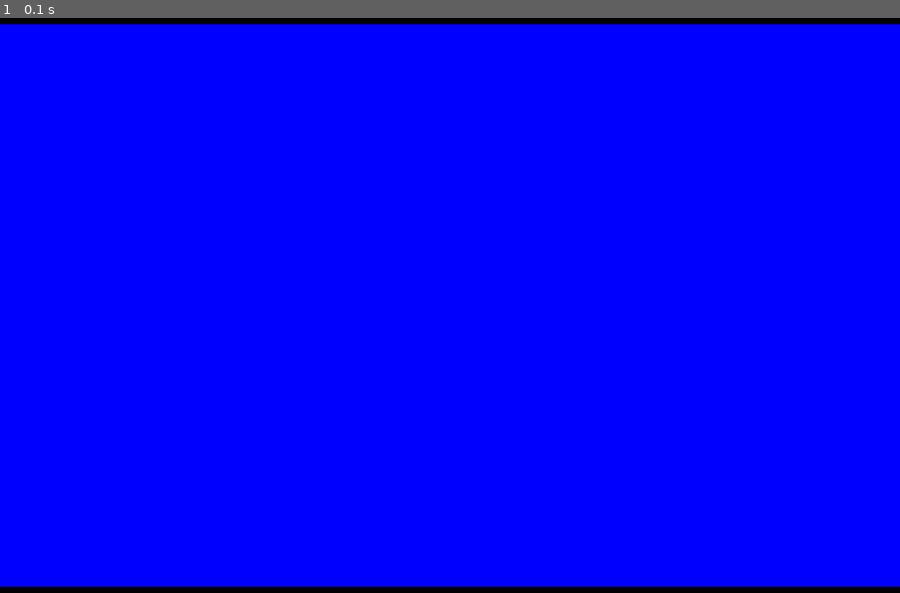
Above: before the commit, frame 1.
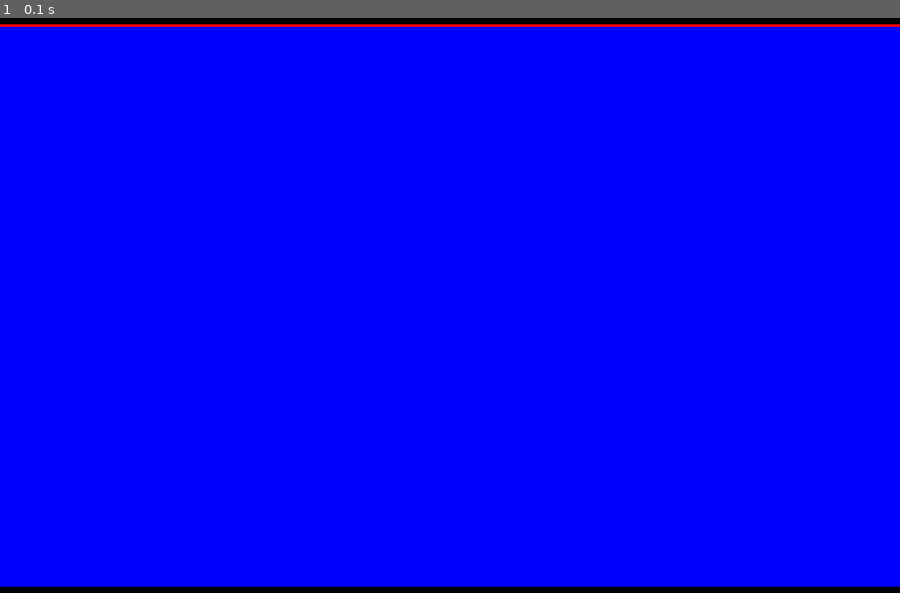
Above: after the commit, the same moment.

Repository: Christever/FantasyComputer128
Game: LÖVE game, started from main.lua
Two runs of this game, one before a commit and one after it. Both use one fixed random seed, a clock stepped at 60 frames per second and the inputs below.
Inputs:
- Up to frame 1 (0.1 s): no input

The runs differ from the first frame. In frame 1, 0.5% of the frame differs, in the area x 0-100%, y 1-2%.

Commit message:
Ajoute des commentaires et des impressions pour le débogage dans les classes Video et VideoTest, et met à jour le test vidéo pour inclure un appel à la fonction clear.

Diff:
--- a/system/cpu/CPU.lua
+++ b/system/cpu/CPU.lua
@@ -1,5 +1,6 @@
 local bit = require("bit")
 
+---@class CPU
 local CPU = {}
 
 local REGISTER_NAMES = {
--- a/system/video/Sprite.lua
+++ b/system/video/Sprite.lua
@@ -1,7 +1,4 @@
 ---@class Sprite
----@field width integer
----@field height integer
----@field pixels table
 local Sprite = {}
 
 
--- a/system/video/Video.lua
+++ b/system/video/Video.lua
@@ -4,7 +4,6 @@
 local Sprite        = require("system.video.Sprite")
 
 ---@class Video
----@field memory Memory
 local Video         = {}
 
 -- Résolution de l'écran
@@ -594,6 +593,8 @@
 
     love.graphics.setColor(1, 1, 1, 1)
 
+    print("Fenêtre :", screenWidth, "x", screenHeight)
+    print("Image :", self.image:getWidth(), "x", self.image:getHeight())
     love.graphics.draw(
         self.image,
         offsetX,
--- a/system/video/VideoTest.lua
+++ b/system/video/VideoTest.lua
@@ -2,6 +2,8 @@
 local Palette = require("system.video.Palette")
 local Video = require("system.video.Video")
 local Sprite = require("system.video.Sprite")
+
+
 
 local VideoTest = {}
 
@@ -17,6 +19,10 @@
 
     video:clear(3)
 
+-- Trace une ligne rouge tout en haut
+for x = 0, Video.WIDTH - 1 do
+    video:setPixel(x, 0, 1)
+end
 
 end
 
